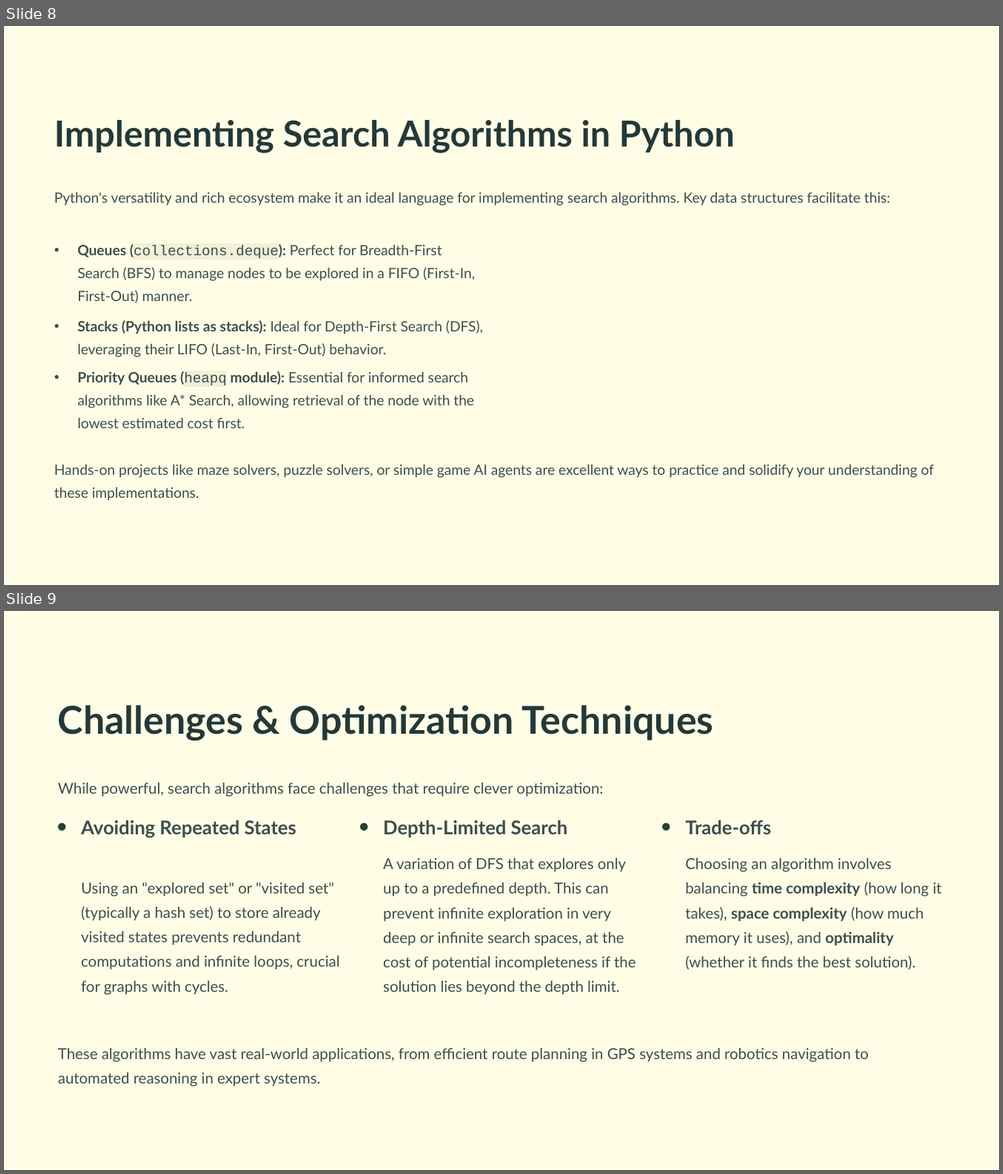
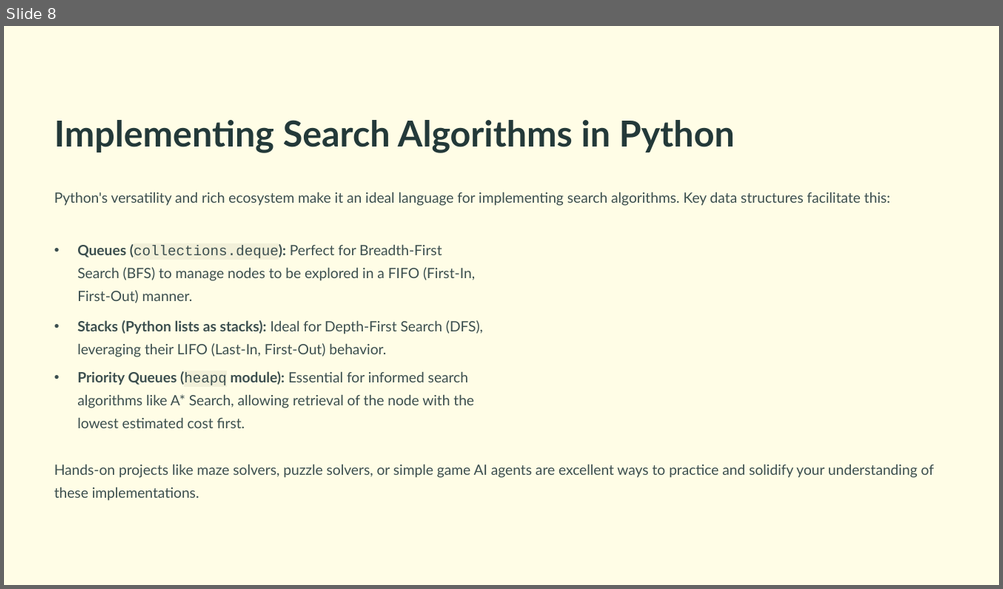
Before and after one commit to shafisma/DataAnalysisPresentation, a slide deck: Introduction-to-Search-Algorithms-in-Artificial-Intelligence-with-Python (1).pptx. Shown one above the other, each under a label of ours: slides 8 and 9 before the commit, slide 8 after it. The pictures are 1003x1174 and 1003x589 pixels, drawn with LibreOffice and Linux fonts; fonts in the diff are those of the drawing. Boxes give left, top, right and bottom in pixels: in the first picture for what was removed or moved away, otherwise in the second. Text is boxed around its words. In the diff, an @@ line names an element or a change of style, - is before the commit and + after.

```diff
--- a/Introduction-to-Search-Algorithms-in-Artificial-Intelligence-with-Python (1).pptx
+++ b/Introduction-to-Search-Algorithms-in-Artificial-Intelligence-with-Python (1).pptx
@@ slide 9 removed at box(4, 611, 999, 1170), background #FFFFFF; not listed: 1 template element that a slide beside it also shows @@
@@ text removed at box(58, 705, 714, 741) @@
-Challenges & Optimization Techniques
@@ text removed at box(58, 783, 603, 797) @@
-While powerful, search algorithms face challenges that require clever optimization:
@@ rounded rectangle removed at box(58, 823, 65, 831) @@
@@ text removed at box(81, 820, 296, 838) @@
-Avoiding Repeated States
@@ rounded rectangle removed at box(360, 823, 367, 831) @@
@@ text removed at box(383, 820, 568, 838) @@
-Depth-Limited Search
@@ rounded rectangle removed at box(662, 823, 669, 831) @@
@@ text removed at box(685, 820, 771, 834) @@
-Trade-offs
@@ text removed at box(383, 858, 635, 995) @@
-A variation of DFS that explores only up to a predefined depth. This can prevent infinite exploration in very deep or infinite search spaces, at the cost of potential incompleteness if the solution lies beyond the depth limit.
@@ text removed at box(685, 858, 942, 970) @@
-Choosing an algorithm involves balancing time complexity (how long it takes), space complexity (how much memory it uses), and optimality (whether it finds the best solution).
@@ text removed at box(81, 883, 339, 995) @@
-Using an "explored set" or "visited set" (typically a hash set) to store already visited states prevents redundant computations and infinite loops, crucial for graphs with cycles.
@@ text removed at box(58, 1048, 868, 1087) @@
-These algorithms have vast real-world applications, from efficient route planning in GPS systems and robotics navigation to automated reasoning in expert systems.
```
Also in this commit, not shown: 2 slides changed, 2 other files.
